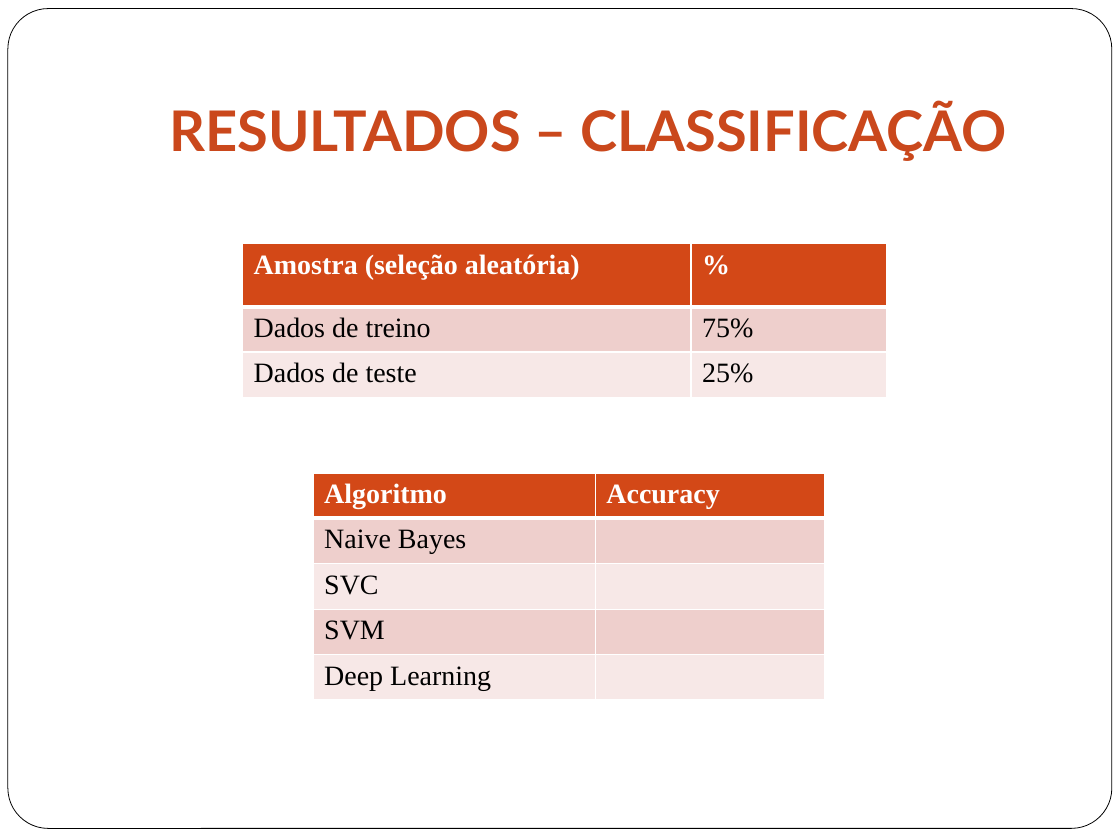
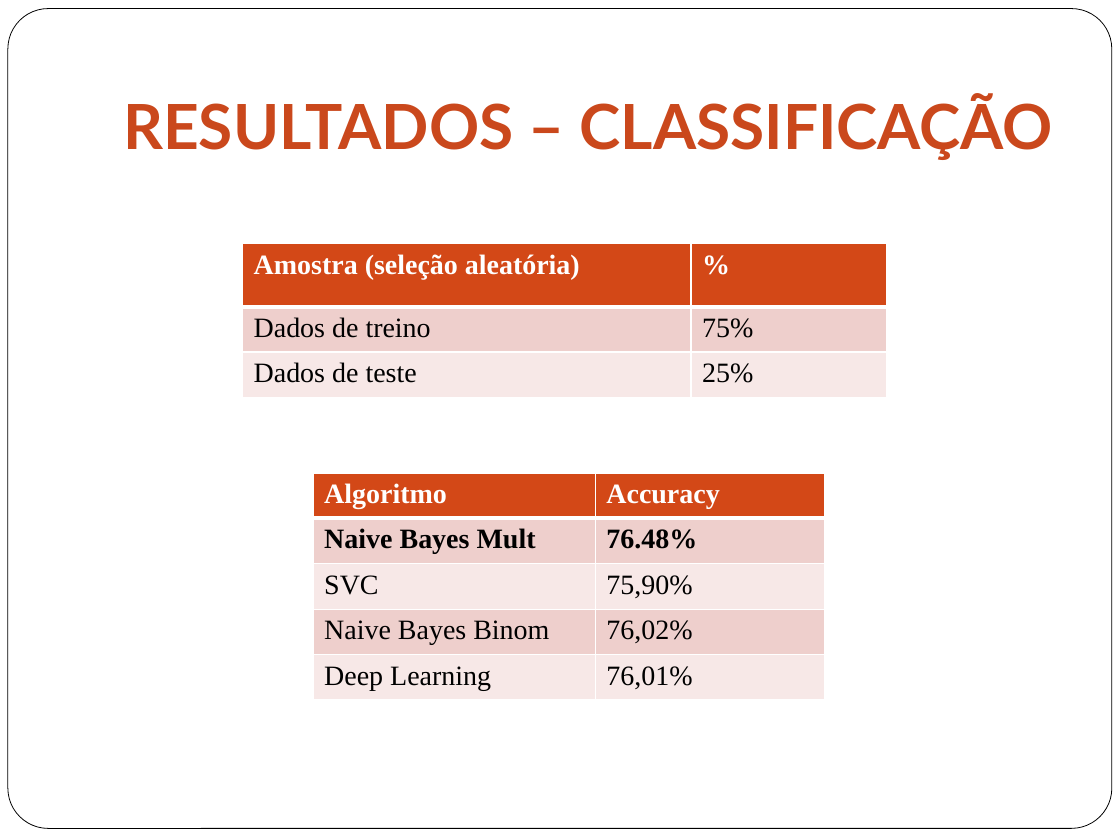
Before and after one commit to gabriellimagomes15/dsa, a slide deck: slide 20 of Apresentacao_2.pptx. Drawn at 1120x840 pixels with LibreOffice and Linux fonts; fonts in the diff are those of the drawing. Boxes give left, top, right and bottom in pixels: in the first picture for what was removed or moved away, otherwise in the second. Text is boxed around its words. In the diff, an @@ line names an element or a change of style, - is before the commit and + after.

```diff
--- a/Apresentacao_2.pptx
+++ b/Apresentacao_2.pptx
@@ title "RESULTADOS – CLASSIFICAÇÃO" at (123,96,1053,160): size 36 to 40 pt @@
@@ table at (314,473,825,700) @@
-row 2, column 1: Naive Bayes
+row 2, column 1: Naive Bayes Mult
-row 2, column 2: 
+row 2, column 2: 76.48%
-row 3, column 2: 
+row 3, column 2: 75,90%
-row 4, column 1: SVM
+row 4, column 1: Naive Bayes Binom
-row 4, column 2: 
+row 4, column 2: 76,02%
-row 5, column 2: 
+row 5, column 2: 76,01%
```
Also in this commit, not shown: 7 other slides changed, 3 other files.
